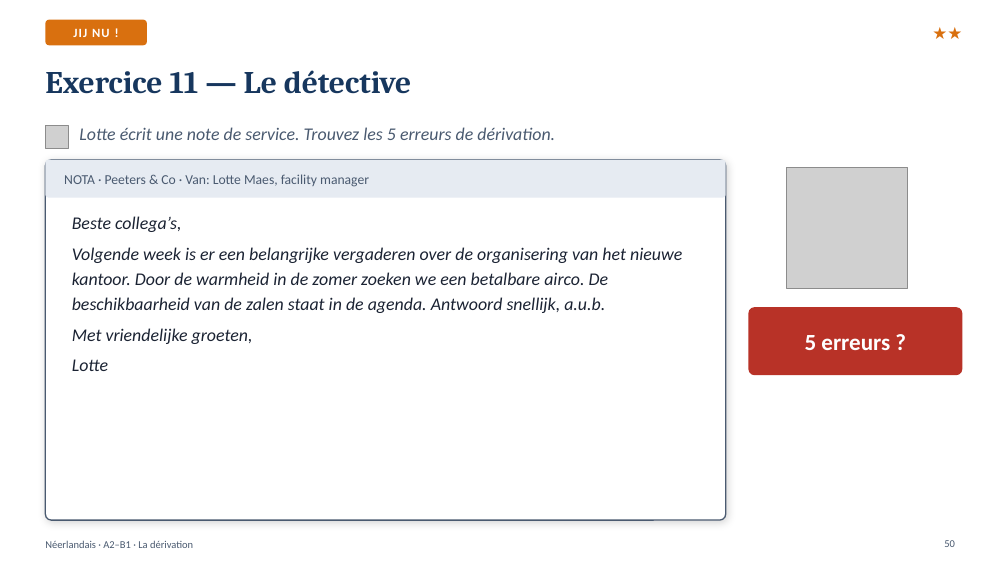
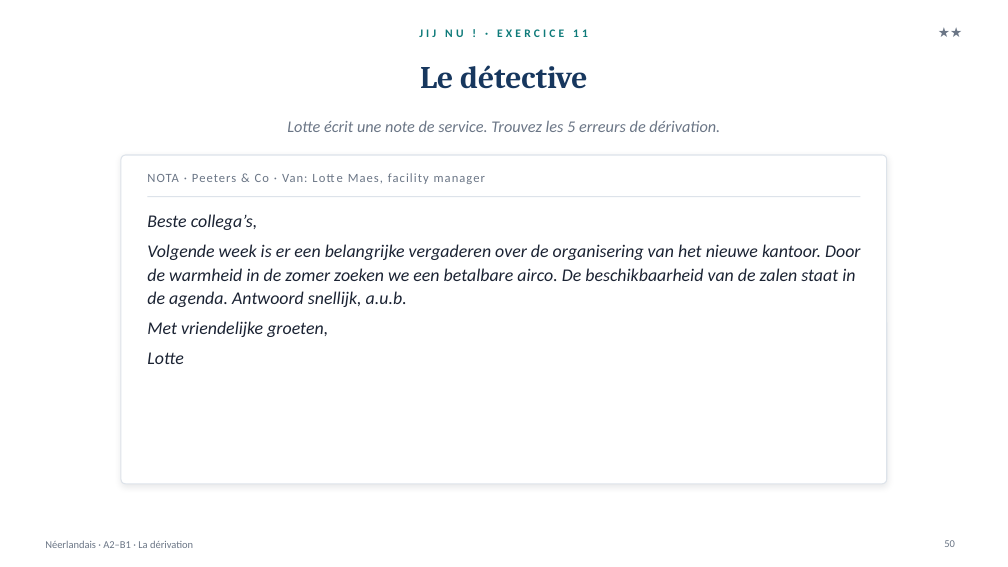
Before and after one commit to ajouniaux/talenleren, a slide deck: slide 50 of neerlandais1/powerpoints/Afleiding_La_derivation.pptx. Drawn at 1008x567 pixels with LibreOffice and Linux fonts; fonts in the diff are those of the drawing; grey boxes stand for pictures. Boxes give left, top, right and bottom in pixels: in the first picture for what was removed or moved away, otherwise in the second. Text is boxed around its words. In the diff, an @@ line names an element or a change of style, - is before the commit and + after.

```diff
--- a/neerlandais1/powerpoints/Afleiding_La_derivation.pptx
+++ b/neerlandais1/powerpoints/Afleiding_La_derivation.pptx
@@ text "JIJ NU ! · EXERCICE ...": place and size @@
-text "JIJ NU ! · EXERCICE ..." at <box>45,20,147,45</box>
+text "JIJ NU ! · EXERCICE ..." at <box>419,29,588,37</box>
@@ text "JIJ NU ! · EXERCICE ..." at <box>419,29,588,37</box>: fill #D9700F to none @@
@@ text at <box>419,29,588,37</box>: text changed; size 12 to 11 pt; text colour #FFFFFF to #0F7B7A @@
-JIJ NU !
+JIJ NU ! · EXERCICE 11
@@ text "★★": place and size @@
-text "★★" at <box>842,18,963,47</box>
+text "★★" at <box>862,21,963,44</box>
@@ text "★★" at <box>862,21,963,44</box>: size 16 to 13 pt, text colour #D9700F to #6B7686, bold off @@
@@ title at <box>420,65,587,89</box>: text changed @@
-Exercice 11 — Le détective
+Le détective
@@ text "Lotte écrit une note de ...": place and size @@
-text "Lotte écrit une note de ..." at <box>79,127,555,140</box>
+text "Lotte écrit une note de ..." at <box>287,120,720,132</box>
@@ text "Lotte écrit une note de ..." at <box>287,120,720,132</box>: size 17 to 15.5 pt, text colour #4A5A70 to #6B7686; alignment left to centre; vertical alignment top to middle @@
@@ picture removed at <box>45,126,68,148</box> @@
@@ rounded rectangle removed at <box>45,160,726,197</box> @@
@@ rounded rectangle: place and size @@
-rounded rectangle at <box>45,160,726,520</box>
+rounded rectangle at <box>121,155,887,484</box>
@@ rounded rectangle at <box>121,155,887,484</box>: outline #4A5A70 1.25 pt to #DDE3EA 1 pt; shadow changed; proportions changed @@
@@ text "NOTA · Peeters & Co ...": place and size @@
-text "NOTA · Peeters & Co ..." at <box>64,174,369,187</box>
+text "NOTA · Peeters & Co ..." at <box>147,173,485,184</box>
@@ text "NOTA · Peeters & Co ..." at <box>147,173,485,184</box>: size 13 to 12 pt, text colour #4A5A70 to #6B7686, letter spacing 0 to 1 pt @@
@@ picture removed at <box>786,167,907,288</box> @@
@@ text "Beste collega’s,": place and size @@
-text "Beste collega’s," at <box>72,216,682,371</box>
+text "Beste collega’s," at <box>147,214,860,364</box>
@@ text "Beste collega’s," at <box>147,214,860,364</box>: line spacing 1.15 to 1.1 @@
@@ line added from (147, 197) to (861, 197), #DDE3EA 1 pt @@
@@ rounded rectangle removed at <box>749,307,963,375</box> @@
@@ text removed at <box>805,335,890,350</box> @@
-5 erreurs ?
@@ text "Néerlandais · A2–B1 · La ..." at <box>45,541,193,548</box>: text colour #4A5A70 to #6B7686 @@
@@ page number at <box>944,540,955,547</box>: text colour #4A5A70 to #6B7686 @@
```
Also in this commit, not shown: 53 other slides changed, 3 other files.
